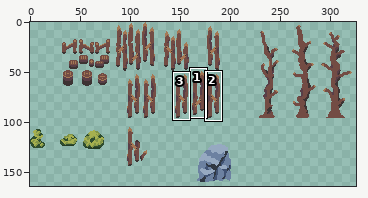
Pixel-art file, stored at scenes/tiles/decorTileSet.aseprite. The picture above shows the old version from afar; the outline marks the close-up.
Close-up. First the earlier version:
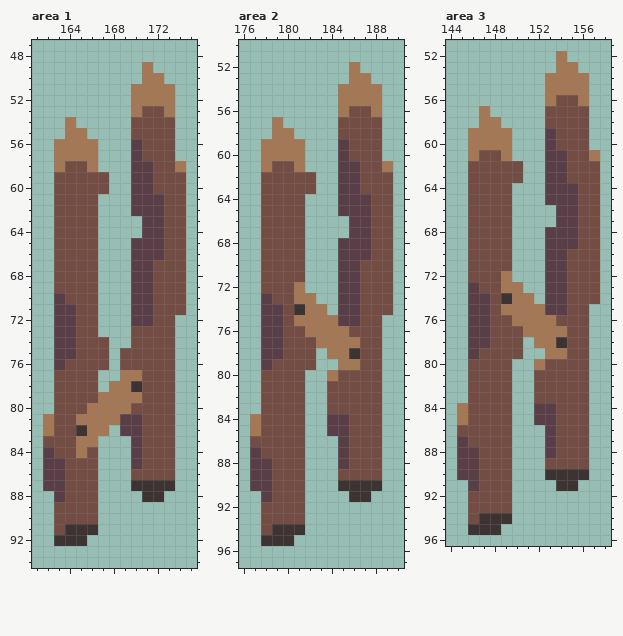
330x168 pixels, 1 frame. Shown: area 1: x 161..175, y 47..94; area 2: x 176..190, y 50..97; area 3: x 144..158, y 51..96. The wide view leaves out empty margins. The commit also changed other parts of the picture, which this record leaves out.
The same view after the edit:
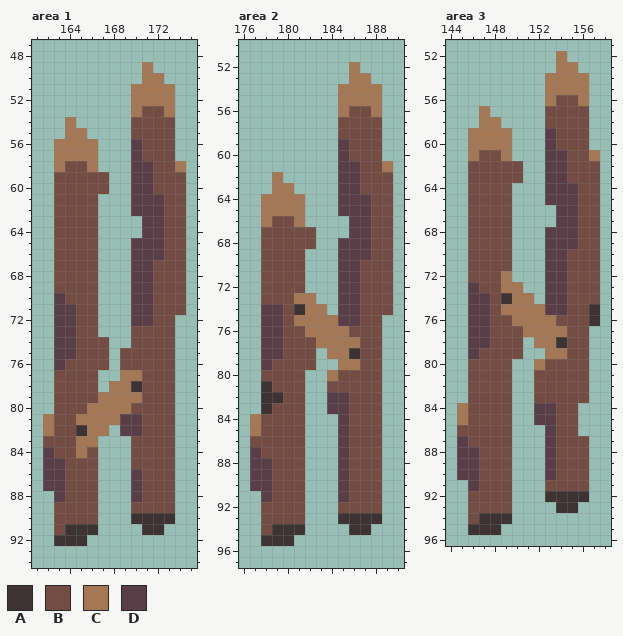
Palette (. is transparent): A #3d3333  B #734c44  C #a57855  D #593e47
Edits made:
--- area 1, layer "stuff"
@@ x 168..175 @@
 82 .DDBBB..
-83 ..DBBB..
-84 ..DBBB..
-85 ..DBBB..
-86 ..BBBB..
-87 ..AAAA..
-88 ...AA...
-89 ........
-90 ........
-91 ........
+83 ..BBBB..
+84 ..BBBB..
+85 ..BBBB..
+86 ..DBBB..
+87 ..DBBB..
+88 ..DBBB..
+89 ..BBBB..
+90 ..AAAA..
+91 ...AA...
 92 ........
--- area 2, layer "stuff"
@@ x 176..184 @@
 56 .........
-57 ...C.....
-58 ...CC....
-59 ..CCCC...
-60 ..CCCC...
-61 ..CBBC...
-62 ..BBBBB..
-63 ..BBBBB..
-64 ..BBBB...
-65 ..BBBB...
-66 ..BBBB...
-67 ..BBBB...
-68 ..BBBB...
+57 .........
+58 .........
+59 .........
+60 .........
+61 .........
+62 ...C.....
+63 ...CC....
+64 ..CCCC...
+65 ..CCCC...
+66 ..CBBC...
+67 ..BBBBB..
+68 ..BBBBB..
 69 ..BBBB...
@@ x 176..183 @@
 71 ..BBBB..
-72 ..BBBC..
-73 ..DBBCC.
+72 ..BBBB..
+73 ..BBBCC.
 74 ..DDBACC
@@ x 176..190 @@
 80 ..BBBB..CBBBB..
-81 ..BBBB..BBBBB..
-82 ..BBBB..BBBBB..
-83 ..BBBB..BBBBB..
-84 .CBBBB..DDBBB..
-85 .CBBBB..DDBBB..
+81 ..ABBB..BBBBB..
+82 ..AABB..DDBBB..
+83 ..ABBB..DDBBB..
+84 .CBBBB...DBBB..
+85 .CBBBB...DBBB..
 86 .BBBBB...DBBB..
@@ x 183..190 @@
 88 ..DBBB..
-89 ..BBBB..
-90 ..AAAA..
-91 ...AA...
-92 ........
-93 ........
-94 ........
+89 ..DBBB..
+90 ..DBBB..
+91 ..DBBB..
+92 ..BBBB..
+93 ..AAAA..
+94 ...AA...
 95 ........
--- area 3, layer "stuff"
@@ x 155..158 @@
 74 BBB.
-75 BB..
-76 BB..
+75 BBA.
+76 BBA.
 77 BB..
@@ x 151..158 @@
 83 .BBBBB..
-84 .DDBBB..
-85 .DDBBB..
-86 ..DBBB..
+84 .DDBB...
+85 .DDBB...
+86 ..DBB...
 87 ..DBBB..
 88 ..DBBB..
-89 ..BBBB..
-90 ..AAAA..
-91 ...AA...
-92 ........
-93 ........
+89 ..DBBB..
+90 ..DBBB..
+91 ..BBBB..
+92 ..AAAA..
+93 ...AA...
 94 ........
Boxes around the changes in both close-ups, in picture pixels (x1, y1, x2, y2):
changed: (131, 436, 175, 535)
changed: (261, 117, 316, 304)
changed: (261, 381, 349, 436)
changed: (338, 469, 382, 535)
added: (589, 304, 600, 326)
changed: (545, 403, 589, 513)
